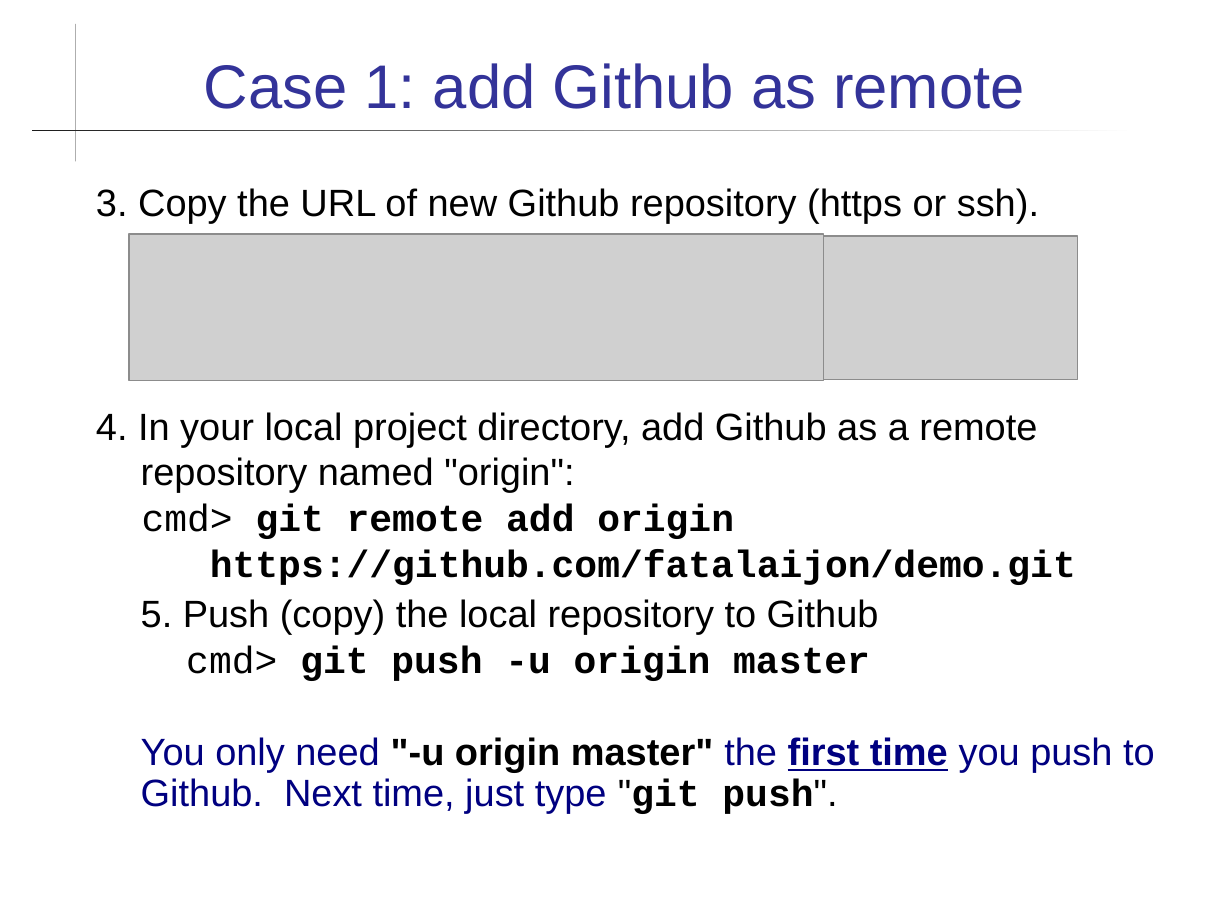
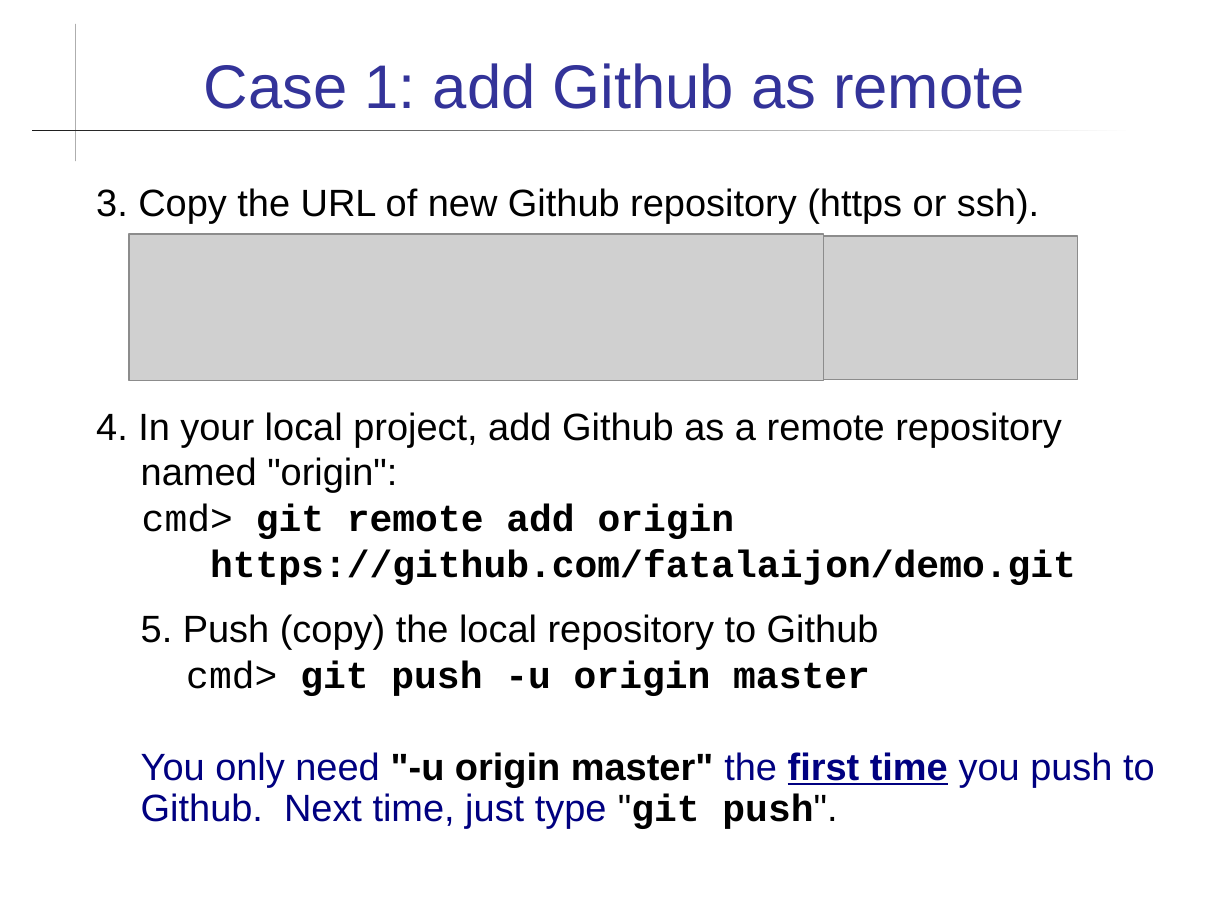
Before and after one commit to cpske/ISP, a slide deck: slide 9 of git/Using-Github.ppt (slide 8 before the commit). Drawn at 1232x924 pixels with LibreOffice and Linux fonts; fonts in the diff are those of the drawing; grey boxes stand for pictures. Boxes give left, top, right and bottom in pixels: in the first picture for what was removed or moved away, otherwise in the second. Text is boxed around its words. In the diff, an @@ line names an element or a change of style, - is before the commit and + after.

```diff
--- a/git/Using-Github.ppt
+++ b/git/Using-Github.ppt
@@ text at box(96, 412, 1062, 492): text changed @@
-4. In your local project directory, add Github as a remote repository named "origin":
+4. In your local project, add Github as a remote repository named "origin":
@@ text at box(141, 614, 879, 649): more space between paragraphs @@
```
Also in this commit, not shown: 12 other slides changed, 2 slides added, 28 other files.
